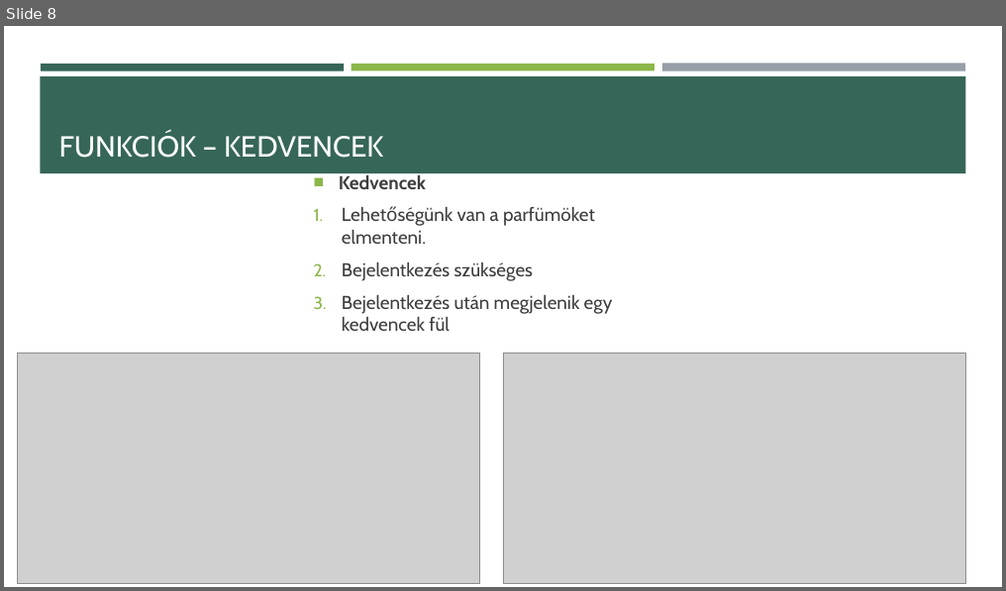
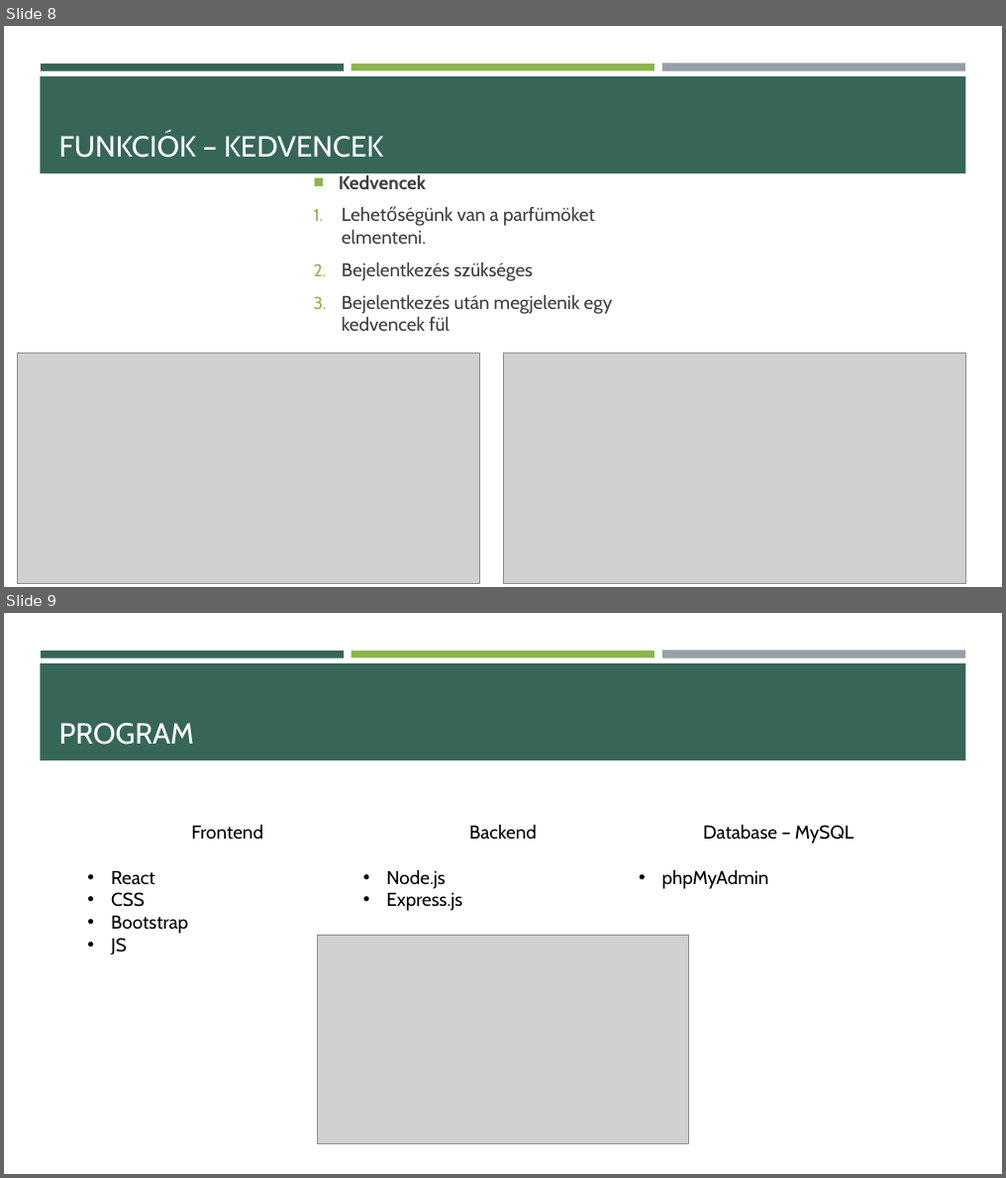
Before and after one commit to mikilaczy/Parfumvilag, a slide deck: Parfümvilág.pptx. Shown one above the other, each under a label of ours: slide 8 before the commit, slides 8 and 9 after it. The pictures are 1006x591 and 1006x1178 pixels, drawn with LibreOffice and Linux fonts; fonts in the diff are those of the drawing; grey boxes stand for pictures. Boxes give left, top, right and bottom in pixels: in the first picture for what was removed or moved away, otherwise in the second. Text is boxed around its words. In the diff, an @@ line names an element or a change of style, - is before the commit and + after.

```diff
--- a/Parfümvilág.pptx
+++ b/Parfümvilág.pptx
@@ slide 9 added at (4,613,1002,1174), background #FFFFFF; not listed: 4 template elements that a slide beside it also shows @@
@@ title added at (59,723,194,745), 28 pt, text #FFFFFF @@
+PROGRAM
@@ text added at (111,825,263,956), 18 pt, text #000000 @@
+Frontend
+• React
+• CSS
+• Bootstrap
+• JS
@@ text added at (386,824,537,911), 18 pt, text #000000 @@
+Backend
+• Node.js
+• Express.js
@@ text added at (662,824,853,889), 18 pt, text #000000 @@
+Database – MySQL
+• phpMyAdmin
@@ picture added at (318,935,689,1144) @@
```
Also in this commit, not shown: 1 slide changed, 6 other slides added, 2 other files.
